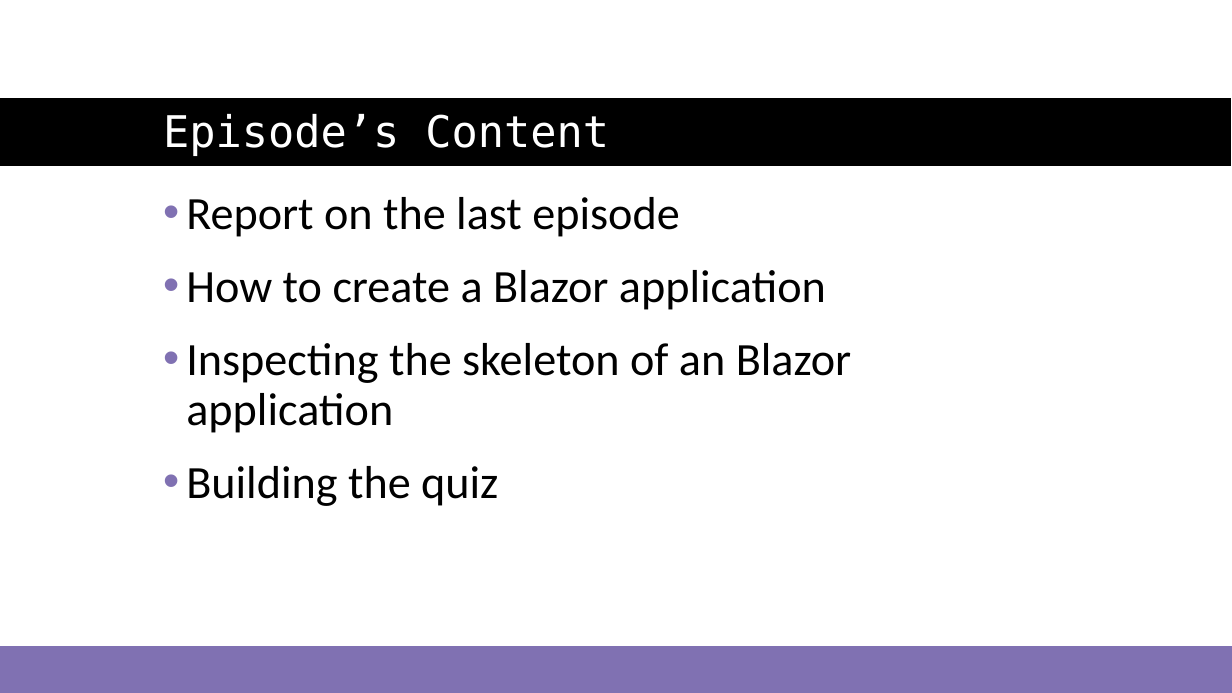
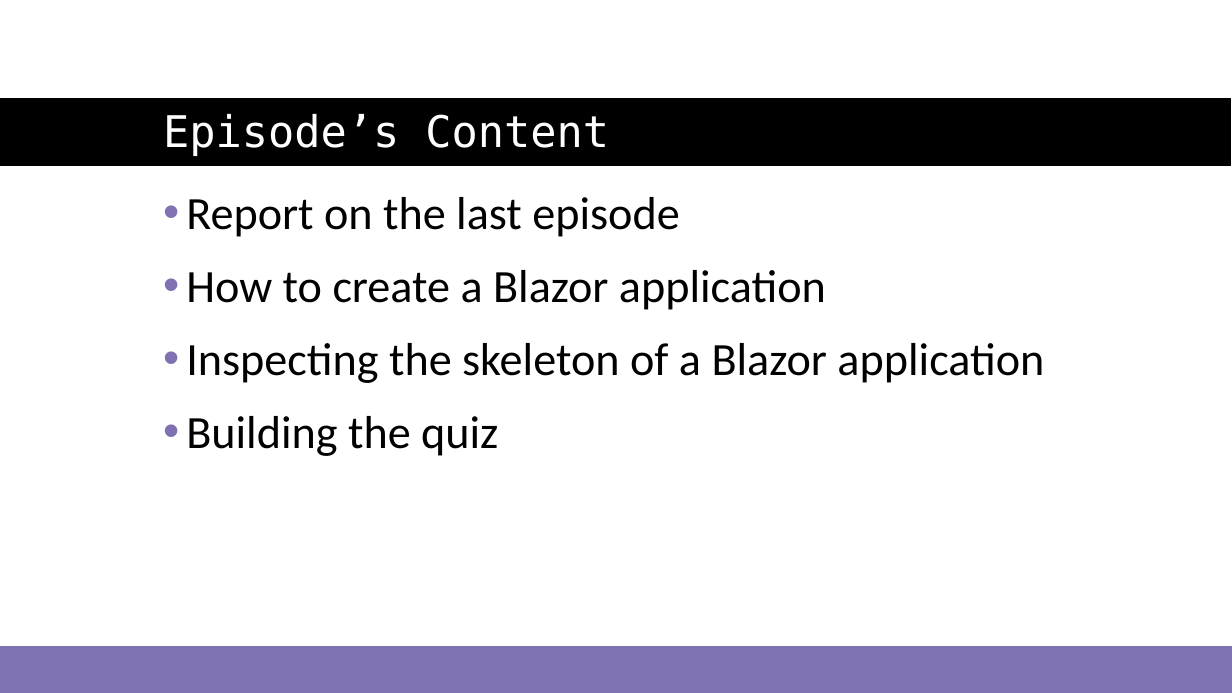
Before and after one commit to just-the-benno/BlazQ, a slide deck: slide 3 of episode2/media/slides-episode-02.pptx. Drawn at 1232x693 pixels with LibreOffice and Linux fonts; fonts in the diff are those of the drawing; background and template pictures are left out. Boxes give left, top, right and bottom in pixels: in the first picture for what was removed or moved away, otherwise in the second. Text is boxed around its words. In the diff, an @@ line names an element or a change of style, - is before the commit and + after.

```diff
--- a/episode2/media/slides-episode-02.pptx
+++ b/episode2/media/slides-episode-02.pptx
@@ text at bbox=[186, 343, 1044, 383]: text changed @@
-• Inspecting the skeleton of an Blazor application
+• Inspecting the skeleton of a Blazor application
```
Also in this commit, not shown: 2 other slides changed, 7 other files.
